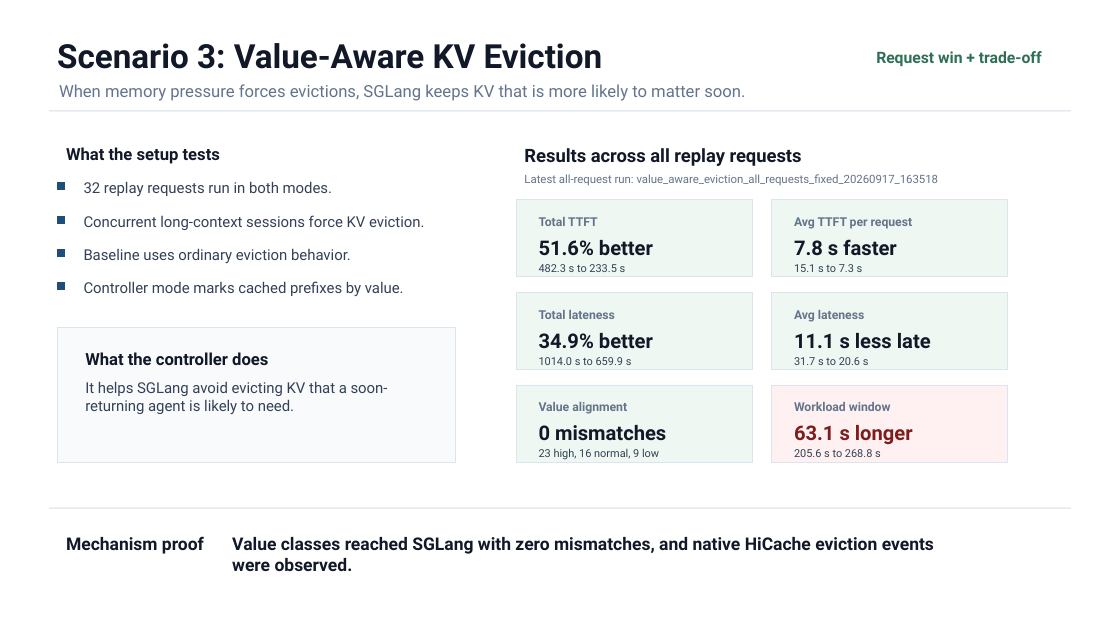
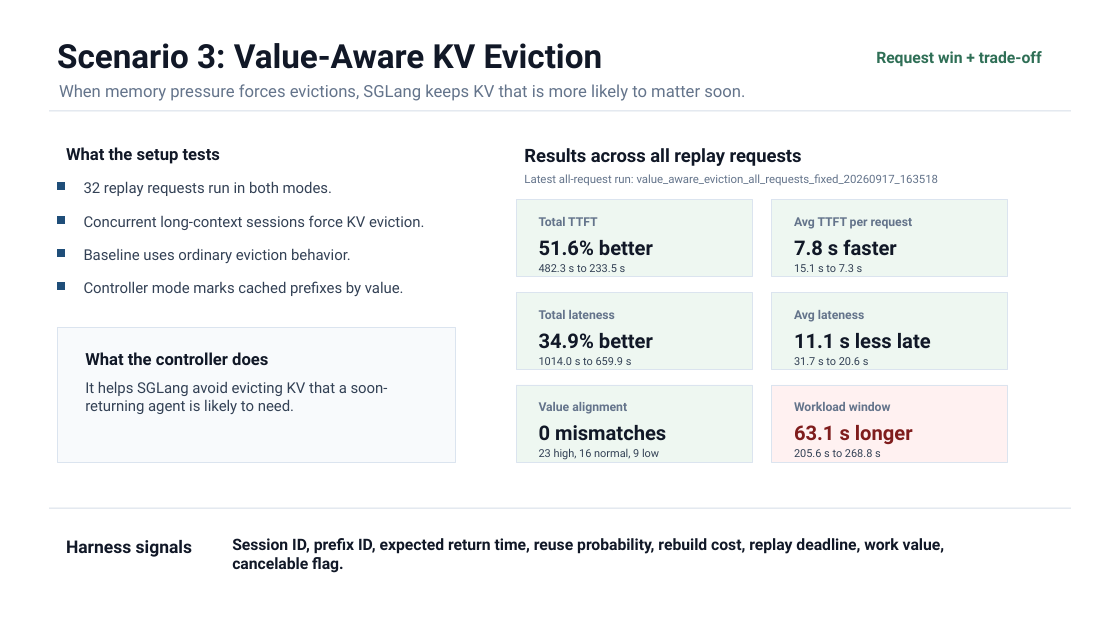
Before and after one commit to the308official-afk/agentic-hardware, a slide deck: slide 3 of presentation/harness_aware_scenario_results_master.pptx. Drawn at 1120x630 pixels with LibreOffice and Linux fonts; fonts in the diff are those of the drawing. Boxes give left, top, right and bottom in pixels: in the first picture for what was removed or moved away, otherwise in the second. Text is boxed around its words. In the diff, an @@ line names an element or a change of style, - is before the commit and + after.

Commit message:
Show harness signals in scenario deck

```diff
--- a/presentation/harness_aware_scenario_results_master.pptx
+++ b/presentation/harness_aware_scenario_results_master.pptx
@@ text at bbox=[232, 538, 944, 573]: text changed; size 15 to 13.5 pt @@
-Value classes reached SGLang with zero mismatches, and native HiCache eviction events were observed.
+Session ID, prefix ID, expected return time, reuse probability, rebuild cost, replay deadline, work value, cancelable flag.
@@ text at bbox=[66, 540, 192, 557]: text changed @@
-Mechanism proof
+Harness signals
```
Also in this commit, not shown: 2 other slides changed.
